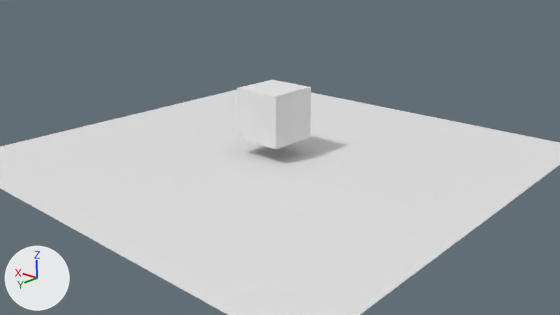
The Blender file project/main.blend, before and after one commit.
Camera for both pictures: the file's camera 'Camera'. Every picture has the same lights, and +X, +Y and +Z are marked at lower left.
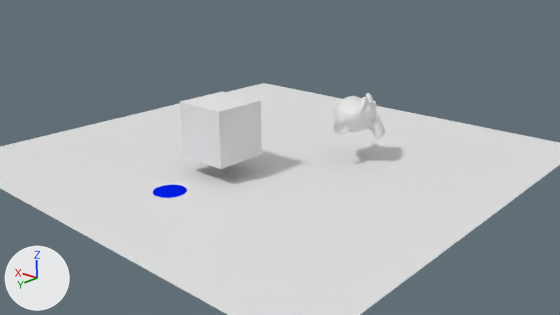
Where the change shows, as pixel boxes [x1, y1, x2, y2] in the pictures (560 x 315 px):
'Cube', moved
    before: [237, 80, 311, 149]
    after: [180, 92, 262, 169]
'Suzanne', added
    after: [331, 93, 385, 139]
'Target.000', added
    after: [153, 185, 187, 198]

The change, as a list of edits to the scene's bpy script:
```text
Add mat_material_001:
    mat_material_001 = diffuse_material('Material.001')
    mat_material_001.base_color = (0.0, 0.0143, 0.8)  # blue #0020e7
Add me_suzanne:
    me_suzanne.from_pydata(...)  # 7958 vertices, 7872 faces; spans x -1.33..1.33, y -0.82..0.78, z -0.97..0.94
    me_suzanne.polygons.foreach_set('use_smooth', [True] * 7872)
Add me_cone:
    me_cone.from_pydata(...)  # a 32-sided cone pointing to +z spanning x -1.0..1.0, y -1.0..1.0, z -1.0..1.0
    me_cone.materials.append(mat_material_001)  # blue #0020e7
Change ob_cube:
    ob_cube.location: (0.0, 0.0, 1.64) -> (0.0, 2.77, 1.64)
Add ob_suzanne:
    ob_suzanne = bpy.data.objects.new('Suzanne', me_suzanne)
    ob_suzanne.location = (-2.82, -1.57, 1.56)
    ob_suzanne.rotation_euler = (-0.541, -0.0493, -1.243)  # degrees (-31, -2.8, -71)
Add ob_target_000:
    ob_target_000 = bpy.data.objects.new('Target.000', me_cone)
    ob_target_000.location = (0.0, 5.19, 0.04)
    ob_target_000.scale = (0.661, 0.658, 0.0567)
```
